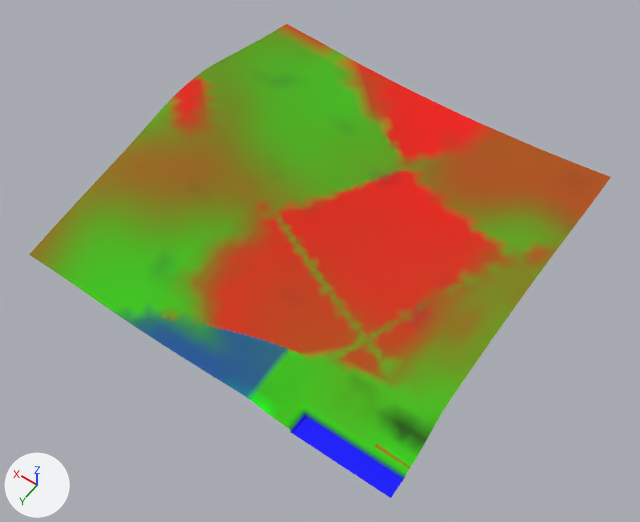
The glTF model games/yorimichi/assets/belmonte/meshes/SM_BM_BT_Terrain_2_0.glb as it was, and as the next commit left it.
Camera for both pictures: a camera (50 mm lens) standing at (-588.0, -178.0, 433.0) and looking at (-395.0, -448.0, 8.0). Every picture has the same lights, and +X, +Y and +Z are marked at lower left. The picture after the commit comes second.

The older version as bpy lines, for what is in view:
```python
me_sm_bt_terrain_2_0 = bpy.data.meshes.new('SM_BT_Terrain_2_0')
me_sm_bt_terrain_2_0.from_pydata(...)  # 1635 vertices, 3149 faces; spans x -512.0..-256.0, y -600.0..-344.0, z 11.0..46.0
me_sm_bt_terrain_2_0.materials.append(mat_bm_000_m_terrain_014)
ob_sm_bm_bt_terrain_2_0 = bpy.data.objects.new('SM_BM_BT_Terrain_2_0', me_sm_bt_terrain_2_0)
ob_sm_bm_bt_terrain_2_0.location = (0.0, 0.0, 0.0)
```
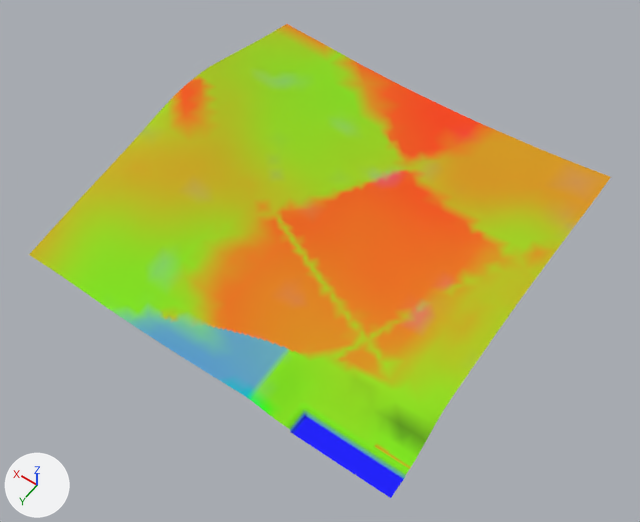
Location of each change, (x1, y1, x2, y2) in pixels of the pictures (640 x 522 px):
part 1 of me_sm_bt_terrain_2_0, recoloured (lighter): (48, 32, 549, 478) in both
part 2 of me_sm_bt_terrain_2_0, recoloured (lighter): (29, 24, 579, 481) in both
part 3 of me_sm_bt_terrain_2_0, recoloured (lighter): (167, 64, 611, 375) in both
part 4 of me_sm_bt_terrain_2_0, recoloured (red to orange): (175, 64, 486, 332) in both

Patch to the scene script:
```diff
--- a/games/yorimichi/assets/belmonte/meshes/SM_BM_BT_Terrain_2_0.glb.py
+++ b/games/yorimichi/assets/belmonte/meshes/SM_BM_BT_Terrain_2_0.glb.py
@@ me_sm_bt_terrain_2_0 @@
 me_sm_bt_terrain_2_0.from_pydata(...)  # 1635 vertices, 3149 faces; spans x -512.0..-256.0, y -600.0..-344.0, z 11.0..46.0
 # used by ob_sm_bm_bt_terrain_2_0; location = (0.0, 0.0, 0.0)
+# me_sm_bt_terrain_2_0 part 1: 1127 faces centred in x -512.0..-259.0, y -579.0..-345.0, z 12.0..45.0 are repainted in the vertex colours; the middle colour goes from green #42b700 to green #8bdc00
+# me_sm_bt_terrain_2_0 part 2: 1145 faces centred in x -512.0..-258.0, y -595.0..-345.0, z 11.0..46.0 are repainted in the vertex colours; the middle colour goes from dark yellow #766a00 to yellow #b5ad00
+# me_sm_bt_terrain_2_0 part 3: 520 faces centred in x -510.0..-258.0, y -595.0..-369.0, z 18.0..46.0 are repainted in the vertex colours; the middle colour goes from orange #c23c00 to orange #e28500
+# me_sm_bt_terrain_2_0 part 4: 303 faces centred in x -470.0..-259.0, y -595.0..-372.0, z 18.0..46.0 are repainted in the vertex colours; the middle colour goes from red #dc2300 to orange #ef6800
 me_sm_bt_terrain_2_0.materials.append(mat_bm_000_m_terrain_014)
```
